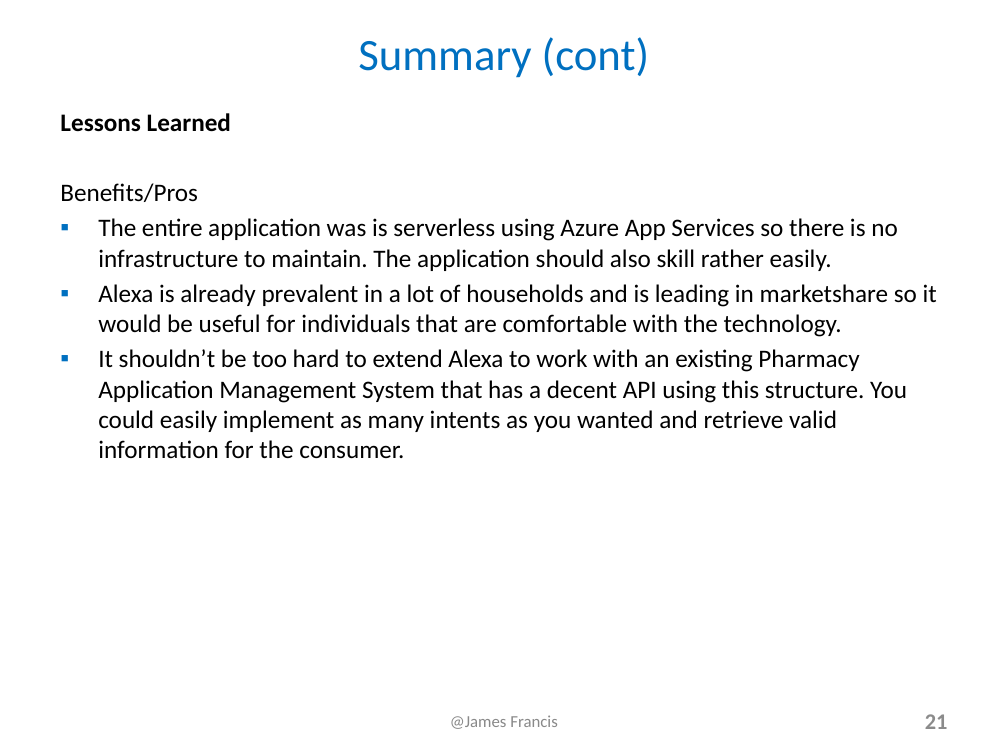
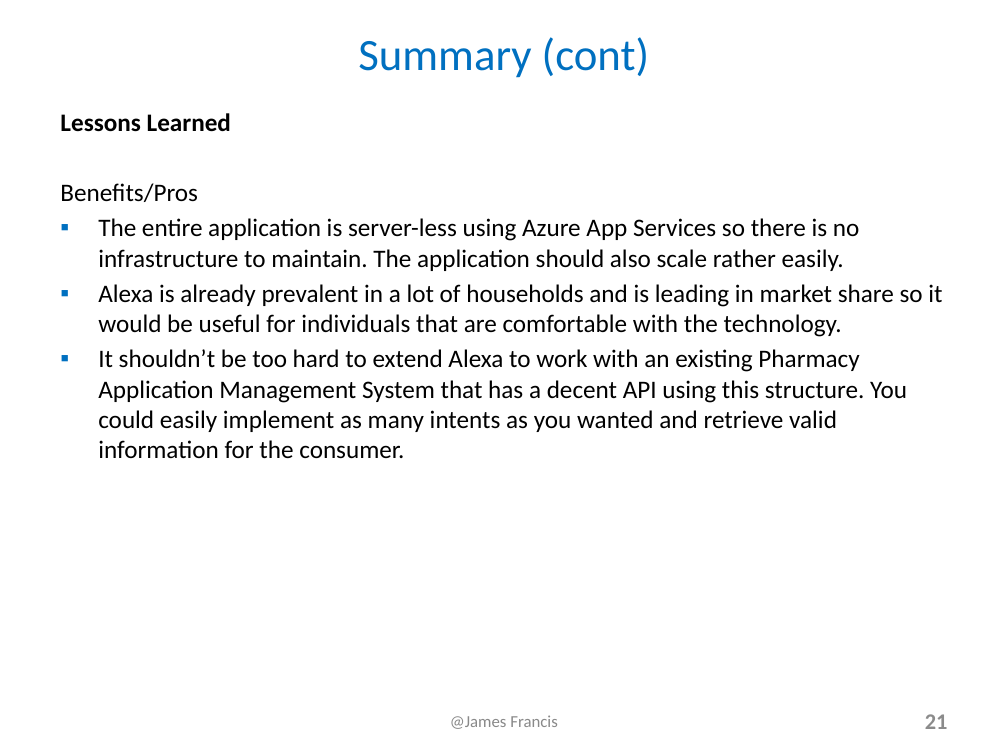
Before and after one commit to james-francis/DeepAzure-FinalProject, a slide deck: slide 21 of Alexa_JamesFrancis_Presentation.pptx. Drawn at 1008x756 pixels with LibreOffice and Linux fonts; fonts in the diff are those of the drawing. Boxes give left, top, right and bottom in pixels: in the first picture for what was removed or moved away, otherwise in the second. Text is boxed around its words. In the diff, an @@ line names an element or a change of style, - is before the commit and + after.

```diff
--- a/Alexa_JamesFrancis_Presentation.pptx
+++ b/Alexa_JamesFrancis_Presentation.pptx
@@ text at [98,218,942,337]: text changed @@
-▪ The entire application was is serverless using Azure App Services so there is no infrastructure to maintain. The application should also skill rather easily.
-▪ Alexa is already prevalent in a lot of households and is leading in marketshare so it would be useful for individuals that are comfortable with the technology.
+▪ The entire application is server-less using Azure App Services so there is no infrastructure to maintain. The application should also scale rather easily.
+▪ Alexa is already prevalent in a lot of households and is leading in market share so it would be useful for individuals that are comfortable with the technology.
```
Also in this commit, not shown: 10 other slides changed.
